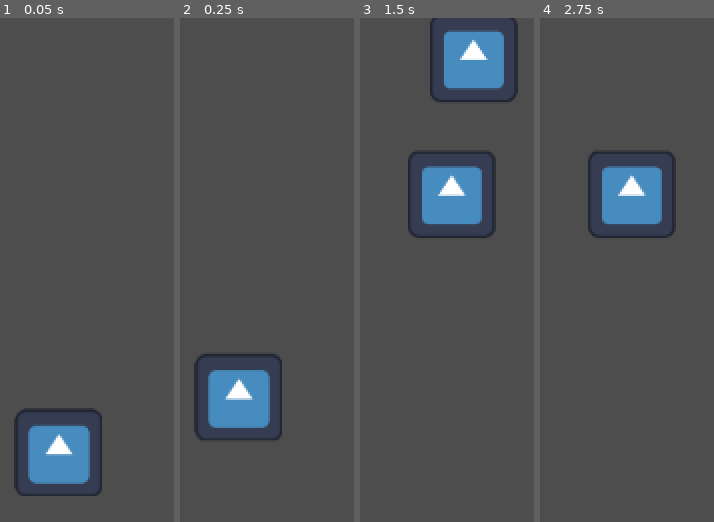
Above: before the commit, frames 1-4 (left to right).
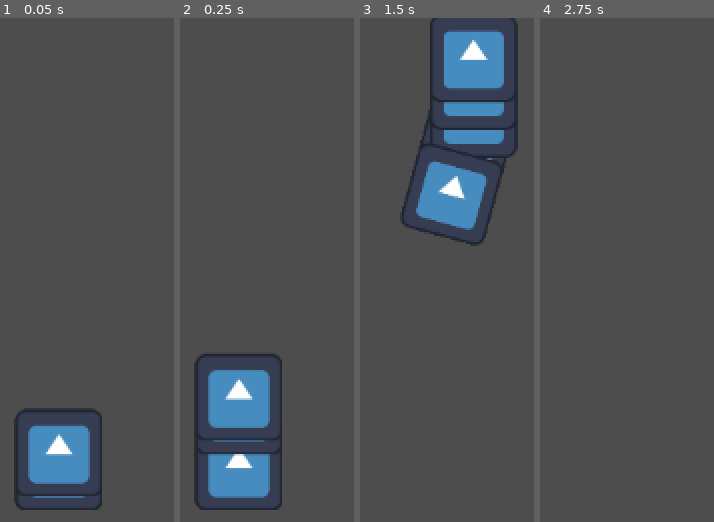
Above: after the commit, the same moments.

Repository: tylercchase/gmtk-2025
Game: Godot game, scene res://src/main.tscn
Same seed, same stepped clock (60 frames per second), same inputs: the game is played once before the commit and once after it. The engine's default icon, where the game draws it, is replaced by a stand-in: a white triangle on a blue panel in a dark square.
Inputs:
- Up to frame 1 (0.05 s): no input
- Up to frame 2 (0.25 s): no input
- Up to frame 3 (1.5 s): hold D (move_right) 0.53-1.28 s; hold A (move_left) from 1.28 s (still down)
- Up to frame 4 (2.75 s): release A (move_left) at 2.03 s; hold D (move_right) from 2.03 s (still down)

The runs differ from the first frame. In frame 1, 0.6% of the frame differs, in the area x 8-59%, y 93-98%; in frame 2, 4.6%; in frame 3, 5.8%, in the area x 24-91%, y 15-46%; in frame 4, 5.2%.

Commit message:
feat: add trailing tail

Diff:
--- a/src/main.tscn
+++ b/src/main.tscn
@@ -5,9 +5,9 @@
 
 [node name="world" type="Node2D"]
 
+[node name="SegmentManager" parent="." node_paths=PackedStringArray("player_node") instance=ExtResource("2_gh0ne")]
+player_node = NodePath("../Player")
+
 [node name="Camera2D" type="Camera2D" parent="."]
 
 [node name="Player" parent="." instance=ExtResource("1_eewff")]
-
-[node name="SegmentManager" parent="." node_paths=PackedStringArray("player_node") instance=ExtResource("2_gh0ne")]
-player_node = NodePath("../Player")
--- a/src/segments/segment_manager.gd
+++ b/src/segments/segment_manager.gd
@@ -2,20 +2,35 @@
 @export var segment_scene: PackedScene
 @export var player_node: Player
 
+var number_of_segments = 5
+
+var past_locations = []
+var segments: Array[Node2D] = []
+
 # Called when the node enters the scene tree for the first time.
 func _ready() -> void:
+	for i in number_of_segments:
+		var segment = segment_scene.instantiate()
+		add_child(segment)
+		segment.global_position = player_node.global_position
+		segments.push_back(segment)
+		segments.reverse()
 	var timer = Timer.new()
-	timer.autostart= true
+	timer.autostart = true
 	add_child(timer)
+	timer.start(0.1)
 	timer.timeout.connect(_on_timer_timeout)
-
-# Called every frame. 'delta' is the elapsed time since the previous frame.
-func _process(delta: float) -> void:
-	pass
 
 # Used to create a new player node in global position after the timer runs out each time.
 func _on_timer_timeout():
-	print(player_node.global_position)
-	var segment = segment_scene.instantiate()
-	add_child(segment)
-	segment.global_position = player_node.global_position
+	past_locations.push_front({
+		"location": player_node.global_position,
+		"rotation": player_node.rotation
+		})
+	if len(past_locations) > number_of_segments:
+		past_locations.pop_back()
+	if len(segments) <= 0:
+		return
+	for i in len(past_locations):
+		segments[i].global_position = past_locations[i].location
+		segments[i].rotation = past_locations[i].rotation
